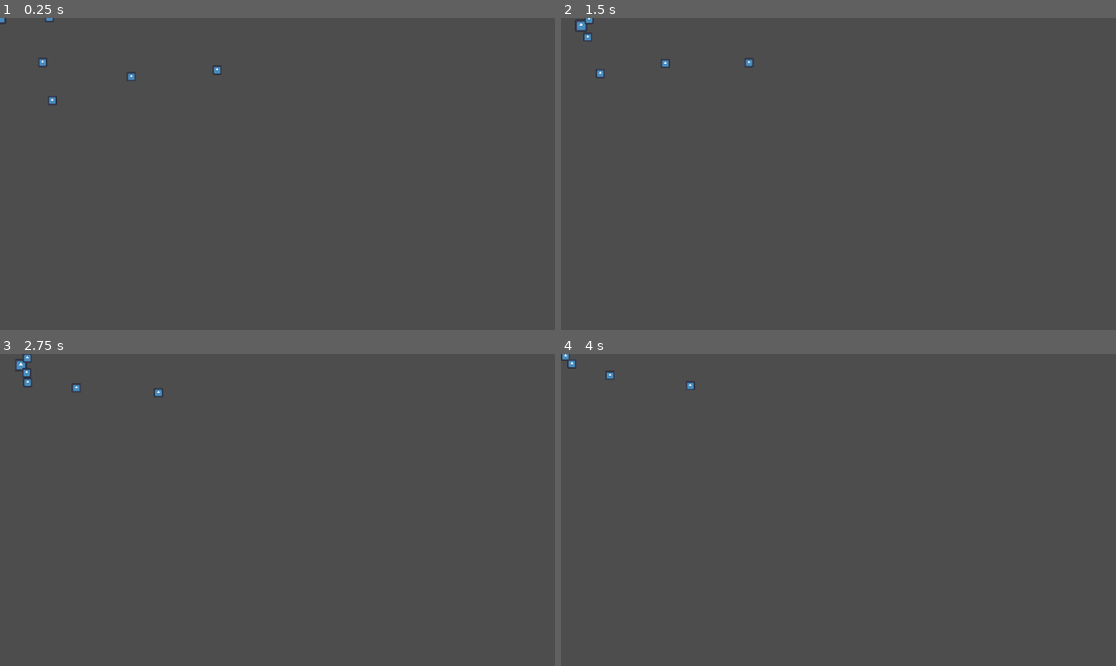
Above: before the commit, frames 1-4 (two rows, left to right).
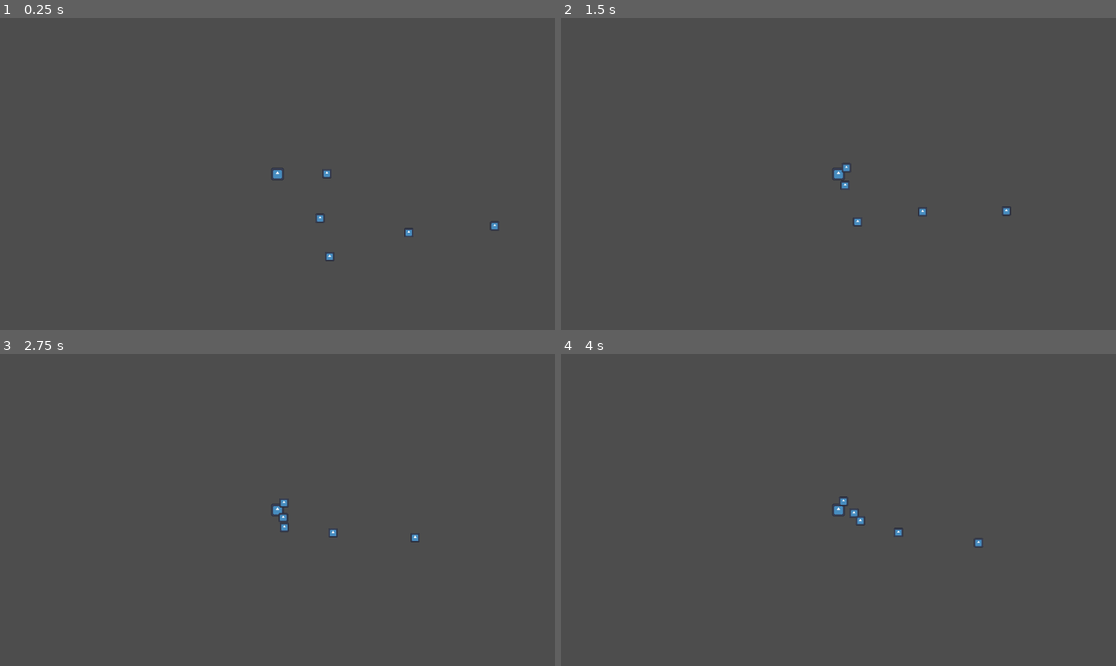
Above: after the commit, the same moments.

Repository: MaxAl100/PirateJam15
Game: Godot game, scene res://Scenes/BaseLevel.tscn
The game is run twice, just before and just after one commit, with the same random seed, the same clock (stepped at 60 frames per second) and the same inputs. The engine's default icon, where the game draws it, is replaced by a stand-in: a white triangle on a blue panel in a dark square.
Inputs:
- Up to frame 1 (0.25 s): no input
- Up to frame 2 (1.5 s): hold D (move_right) 0.53-1.28 s; hold S (move_down) from 1.28 s (still down)
- Up to frame 3 (2.75 s): release S (move_down) at 2.03 s; hold D (move_right) from 2.03 s (still down)
- Up to frame 4 (4 s): release D (move_right) at 2.78 s; hold W (move_up) 2.78-3.53 s; hold A (move_left) from 3.53 s (still down)

The runs differ from the first frame. In frame 1, 0.4% of the frame differs, in the area x 0-90%, y 0-78%; in frame 2, 0.4%, in the area x 2-82%, y 0-67%; in frame 3, 0.4%; in frame 4, 0.3%.

Commit message:
Feat: Enemy spawns

Diff:
--- a/Characters/Enemy.tscn
+++ b/Characters/Enemy.tscn
@@ -1,6 +1,6 @@
 [gd_scene load_steps=4 format=3 uid="uid://bctac63hk4goe"]
 
-[ext_resource type="Script" path="res://Characters/Enemy.gd" id="1_tbk0u"]
+[ext_resource type="Script" path="res://Scripts/Enemy.gd" id="1_tbk0u"]
 [ext_resource type="Texture2D" uid="uid://buvi6hgyh5857" path="res://Sprites/icon.svg" id="1_udm3t"]
 
 [sub_resource type="CircleShape2D" id="CircleShape2D_u78ao"]
--- a/Scenes/BaseLevel.tscn
+++ b/Scenes/BaseLevel.tscn
@@ -1,23 +1,32 @@
-[gd_scene load_steps=3 format=3 uid="uid://dhcve75ygmfus"]
+[gd_scene load_steps=4 format=3 uid="uid://dhcve75ygmfus"]
 
 [ext_resource type="PackedScene" uid="uid://d1ip6wdalw3he" path="res://Characters/Player.tscn" id="1_2w1nt"]
+[ext_resource type="Script" path="res://Scripts/EnemyManager.gd" id="2_ewsba"]
 [ext_resource type="PackedScene" uid="uid://bctac63hk4goe" path="res://Characters/Enemy.tscn" id="2_ocplb"]
 
 [node name="BaseLevel" type="Node2D"]
 
 [node name="Player" parent="." instance=ExtResource("1_2w1nt")]
 
-[node name="Enemy" parent="." instance=ExtResource("2_ocplb")]
+[node name="Camera2D" type="Camera2D" parent="Player"]
+
+[node name="EnemyManager" type="Node2D" parent="."]
+script = ExtResource("2_ewsba")
+EnemyScene = ExtResource("2_ocplb")
+
+[node name="Timer" type="Timer" parent="EnemyManager"]
+
+[node name="Enemy" parent="EnemyManager" instance=ExtResource("2_ocplb")]
 position = Vector2(463, 111)
 
-[node name="Enemy2" parent="." instance=ExtResource("2_ocplb")]
+[node name="Enemy2" parent="EnemyManager" instance=ExtResource("2_ocplb")]
 position = Vector2(97, 101)
 
-[node name="Enemy3" parent="." instance=ExtResource("2_ocplb")]
+[node name="Enemy3" parent="EnemyManager" instance=ExtResource("2_ocplb")]
 position = Vector2(115, -1)
 
-[node name="Enemy4" parent="." instance=ExtResource("2_ocplb")]
+[node name="Enemy4" parent="EnemyManager" instance=ExtResource("2_ocplb")]
 position = Vector2(284, 127)
 
-[node name="Enemy5" parent="." instance=ExtResource("2_ocplb")]
+[node name="Enemy5" parent="EnemyManager" instance=ExtResource("2_ocplb")]
 position = Vector2(115, 182)
--- a/Characters/Enemy.gd
+++ b/Scripts/Enemy.gd
@@ -7,7 +7,7 @@
 var Direction
 
 func _ready():
-	Player = get_parent().get_node("Player")
+	Player = get_parent().get_parent().get_node("Player")
 
 
 func _physics_process(delta):
--- /dev/null
+++ b/Scripts/EnemyManager.gd
@@ -0,0 +1,29 @@
+extends Node2D
+
+@export var TimeBetweenSpawns = 4
+@export var DistanceFromPlayer = 300
+@export var EnemyScene: PackedScene
+
+var EnemySpawnTimer
+var Player
+
+func _ready():
+	EnemySpawnTimer = $Timer
+	EnemySpawnTimer.wait_time = TimeBetweenSpawns
+	EnemySpawnTimer.timeout.connect(_on_spawn_timeout)
+	EnemySpawnTimer.start(TimeBetweenSpawns)
+	Player = get_parent().get_node("Player")
+
+
+func _process(delta):
+	pass
+
+
+
+func _on_spawn_timeout():
+	var enemy = EnemyScene.instantiate()
+	var direction = Vector2(randf_range(-10, 10), randf_range(10, -10)).normalized()
+	var enemy_location = Player.position + DistanceFromPlayer * direction
+	enemy.position = enemy_location
+	get_parent().get_node("EnemyManager").add_child(enemy)  # Add the enemy to the EnemyManager node
+	print("Spawned enemy in position ", enemy.position,". The player is in ", Player.position)
--- a/Scripts/Player.gd
+++ b/Scripts/Player.gd
@@ -26,9 +26,9 @@
 
 	for i in get_slide_collision_count():
 		var collision = get_slide_collision(i)
-		var name = collision.get_collider().name
+		var collision_name = collision.get_collider().name
 		#print("I collided with ", name)
-		if "Enemy" in name:
+		if "Enemy" in collision_name:
 			_recieve_damage(collision)
 
 func _recieve_damage(collision):
